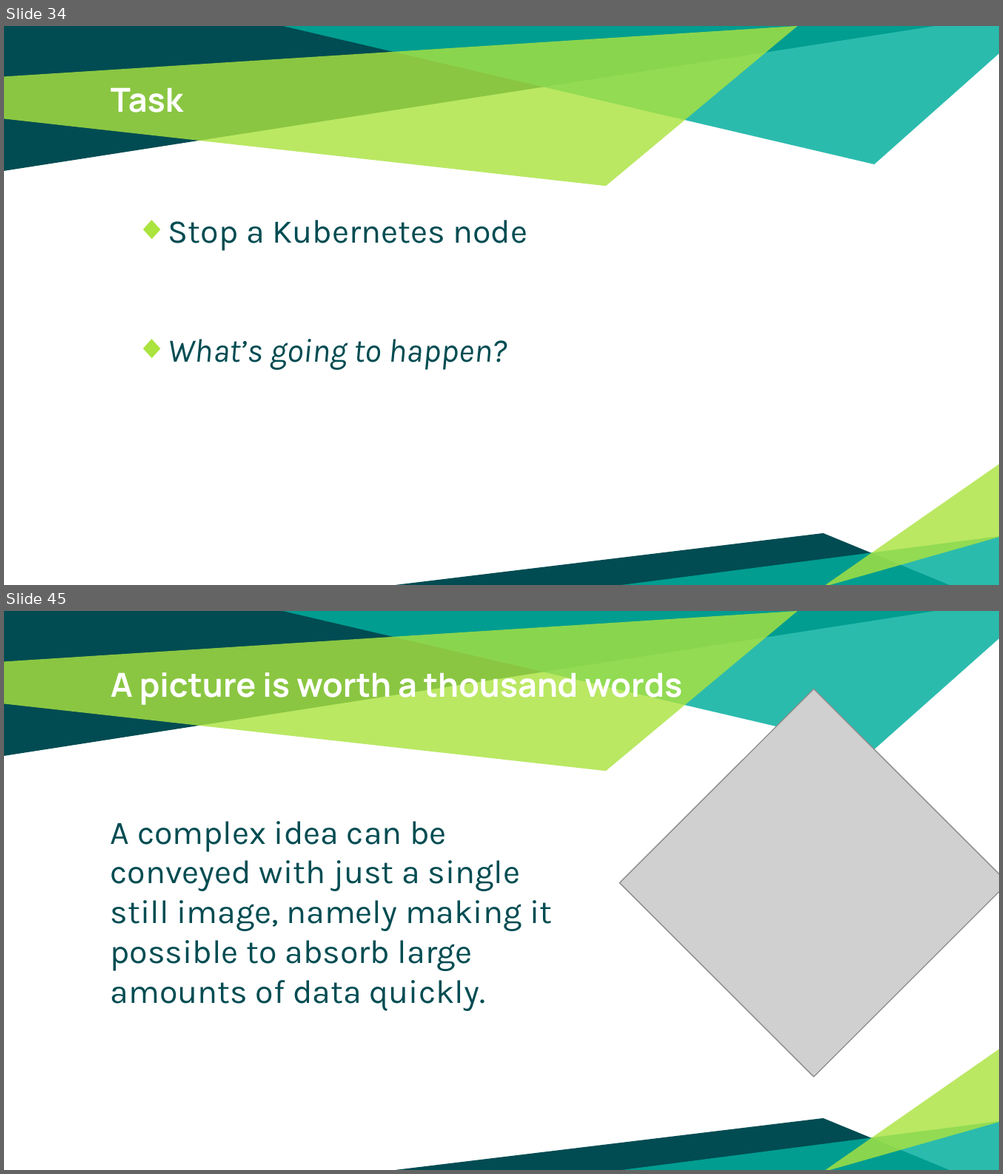
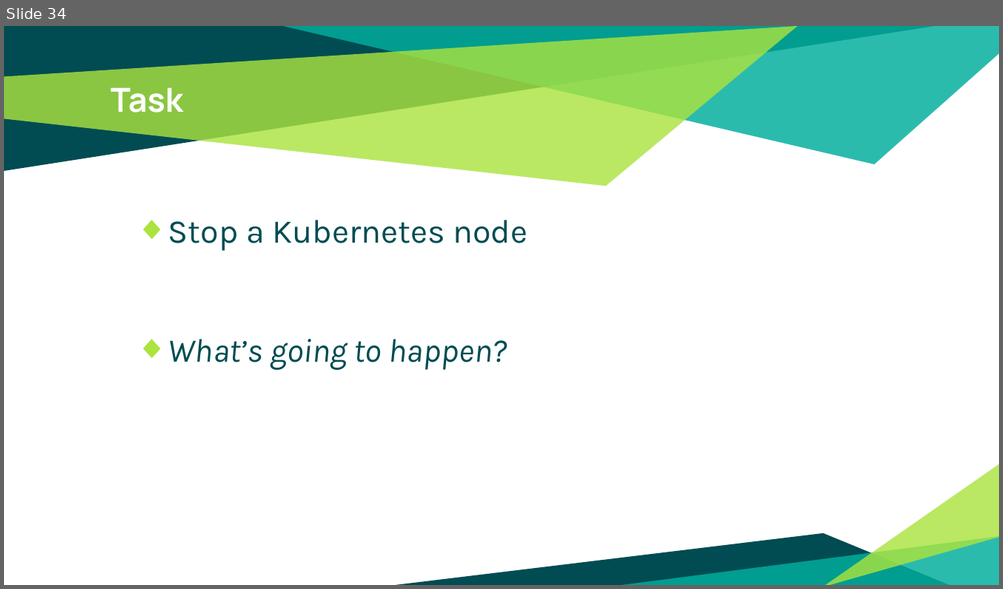
Before and after one commit to patrocinio/chaos-monkey-playing-ping-pong, a slide deck: Presentation/Kubernetes_resilience_bootcamp.pptx. Shown one above the other, each under a label of ours: slides 34 and 45 before the commit, slide 34 after it; the slides between them are not shown. The pictures are 1003x1174 and 1003x589 pixels, drawn with LibreOffice and Linux fonts; fonts in the diff are those of the drawing; grey boxes stand for pictures. Boxes give left, top, right and bottom in pixels: in the first picture for what was removed or moved away, otherwise in the second. Text is boxed around its words. In the diff, an @@ line names an element or a change of style, - is before the commit and + after.

```diff
--- a/Presentation/Kubernetes_resilience_bootcamp.pptx
+++ b/Presentation/Kubernetes_resilience_bootcamp.pptx
@@ slide 45 removed at <box>4,611,999,1170</box>, background #FFFFFF; not listed: 6 template elements that a slide beside it also shows @@
@@ title removed at <box>111,667,682,706</box> @@
-A picture is worth a thousand words
@@ picture removed at <box>620,689,999,1076</box> @@
@@ text removed at <box>111,821,552,1011</box> @@
-A complex idea can be conveyed with just a single still image, namely making it possible to absorb large amounts of data quickly.
```
Also in this commit, not shown: 2 slides changed, 2 slides added, 24 other slides removed, 2 other files.
